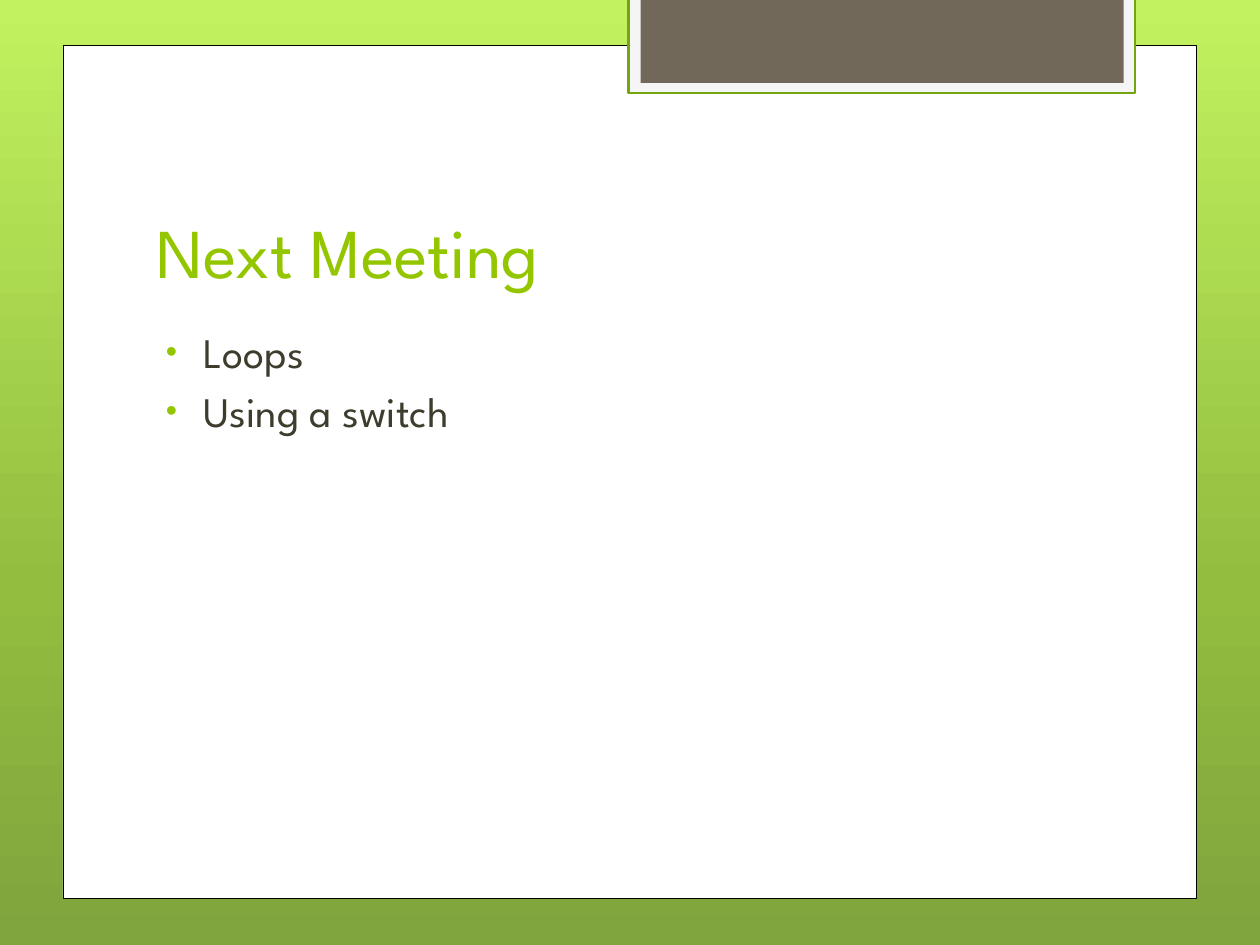
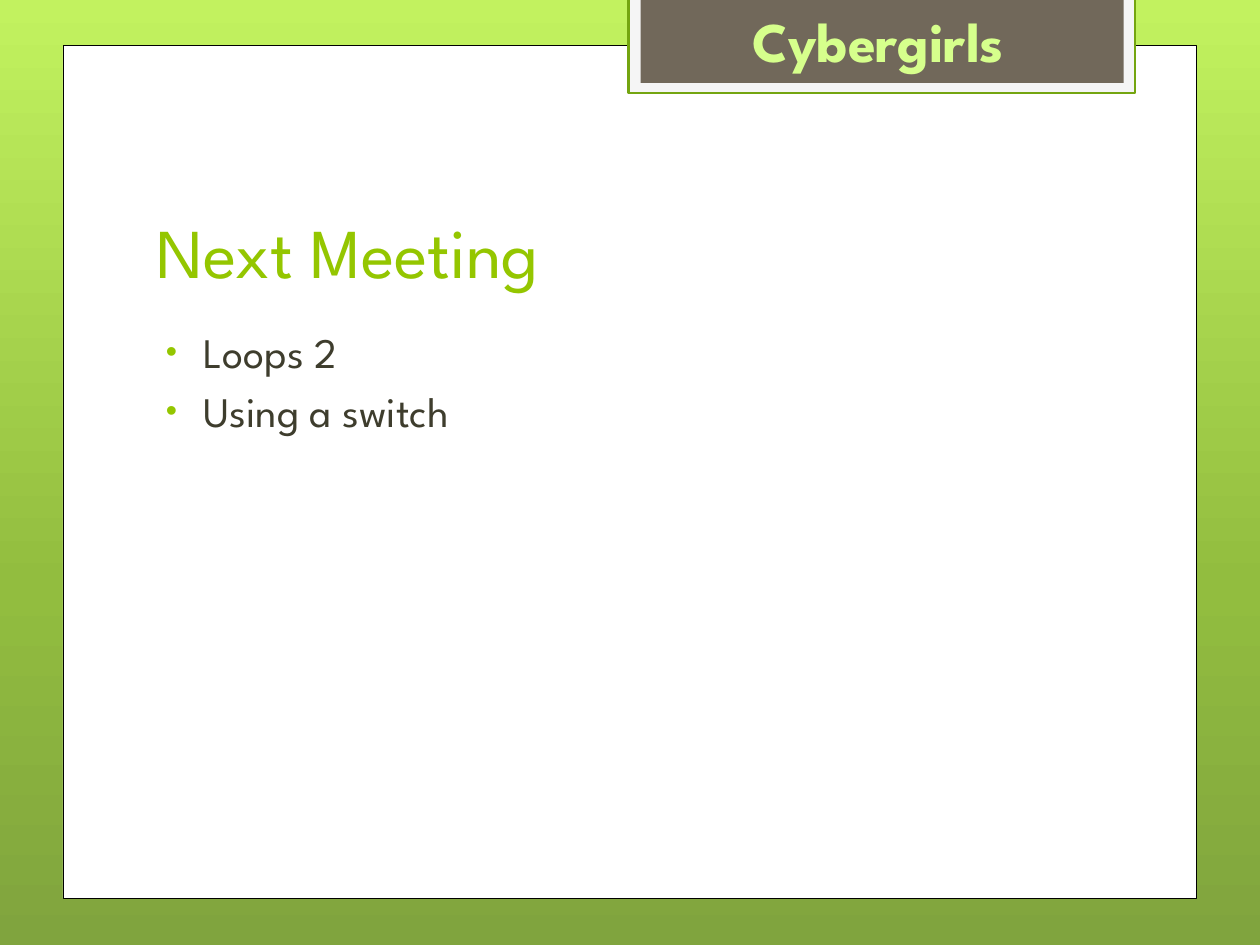
Before and after one commit to drahmel/el-segundo-girl-scouts-robotics-2017, a slide deck: slide 7 of meeting-4-loops/Girl Scouts LEGO Robotics - Meeting 4 - Loops.pptx (slide 9 before the commit). Drawn at 1260x945 pixels with LibreOffice and Linux fonts; fonts in the diff are those of the drawing; background and template pictures are left out. Boxes give left, top, right and bottom in pixels: in the first picture for what was removed or moved away, otherwise in the second. Text is boxed around its words. In the diff, an @@ line names an element or a change of style, - is before the commit and + after.

```diff
--- a/meeting-4-loops/Girl Scouts LEGO Robotics - Meeting 4 - Loops.pptx
+++ b/meeting-4-loops/Girl Scouts LEGO Robotics - Meeting 4 - Loops.pptx
@@ text added at box(752, 23, 1004, 75), 32 pt, text #D6FF8C, bold @@
+Cybergirls
@@ text at box(204, 339, 337, 377): text changed @@
-• Loops
+• Loops 2
```
Also in this commit, not shown: 4 other slides changed, 2 slides added, 4 slides removed.
